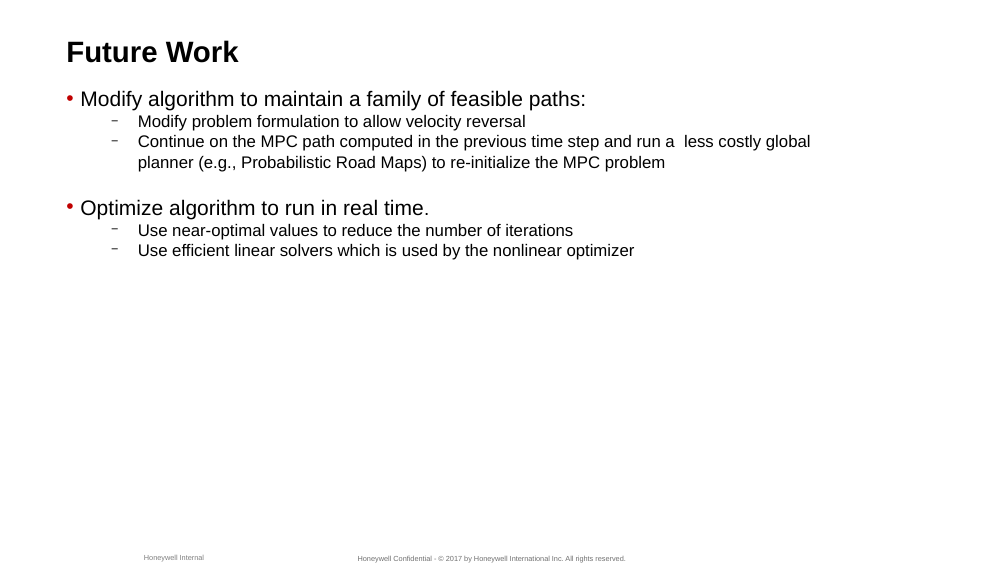
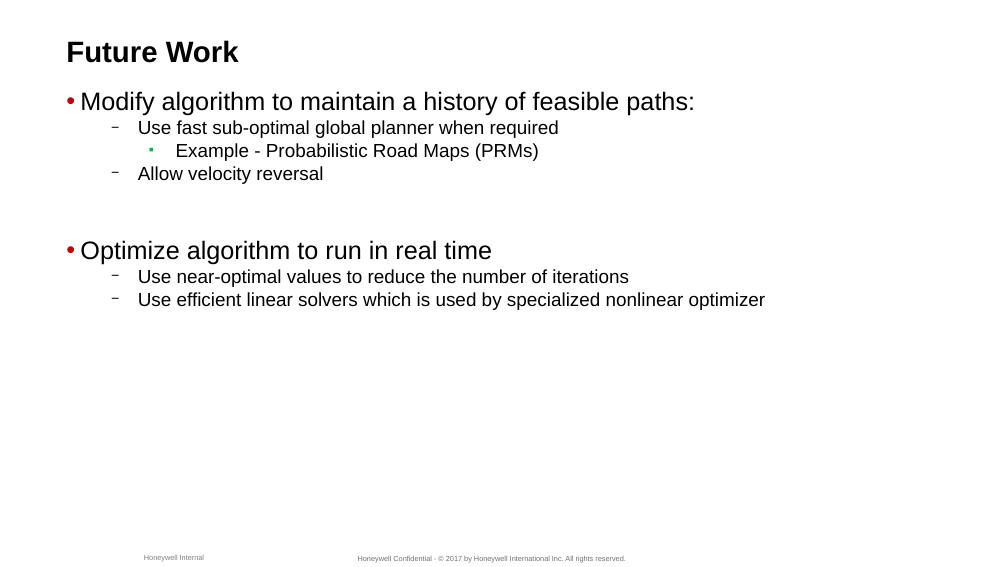
Before and after one commit to suvoganguli/TrajGen, a slide deck: slide 10 of slides/Final Review - Trajectory Generation.pptx. Drawn at 1008x567 pixels with LibreOffice and Linux fonts; fonts in the diff are those of the drawing; background and template pictures are left out. Boxes give left, top, right and bottom in pixels: in the first picture for what was removed or moved away, otherwise in the second. Text is boxed around its words. In the diff, an @@ line names an element or a change of style, - is before the commit and + after.

Commit message:
Completed final presentation

```diff
--- a/slides/Final Review - Trajectory Generation.pptx
+++ b/slides/Final Review - Trajectory Generation.pptx
@@ text at (x1=80, y1=91, x2=695, y2=265): text changed; size 16 to 18 pt @@
-• Modify algorithm to maintain a family of feasible paths:
-  − Modify problem formulation to allow velocity reversal
-  − Continue on the MPC path computed in the previous time step and run a less costly global planner (e.g., Probabilistic Road Maps) to re-initialize the MPC problem
-• Optimize algorithm to run in real time.
+• Modify algorithm to maintain a history of feasible paths:
+  − Use fast sub-optimal global planner when required
+    ▪ Example - Probabilistic Road Maps (PRMs)
+  − Allow velocity reversal
+• Optimize algorithm to run in real time
@@ text at (x1=138, y1=269, x2=629, y2=287): size 16 to 18 pt in "Use near-optimal values to reduce the number ..." @@
@@ text at (x1=138, y1=292, x2=766, y2=310): text changed; size 16 to 18 pt @@
-  − Use efficient linear solvers which is used by the nonlinear optimizer
+  − Use efficient linear solvers which is used by specialized nonlinear optimizer
```
Also in this commit, not shown: 1 other slide changed.
